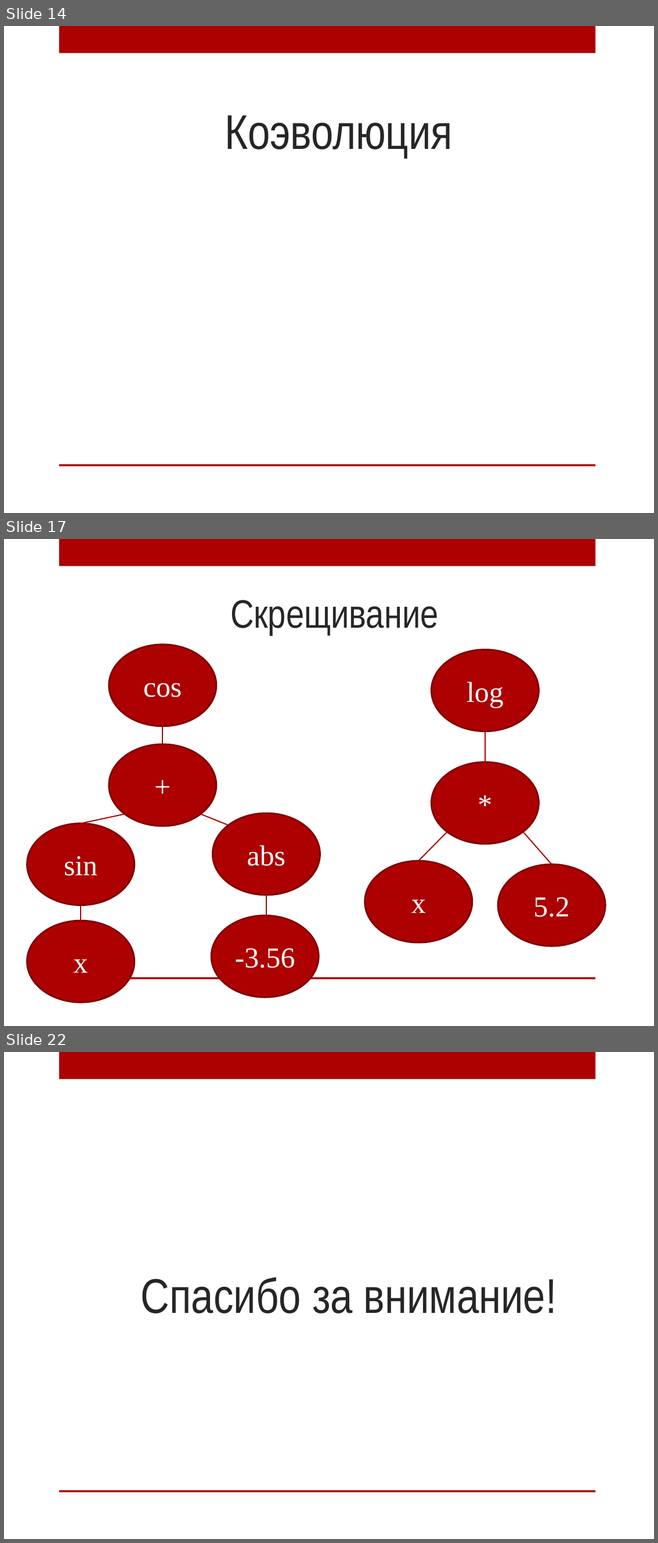
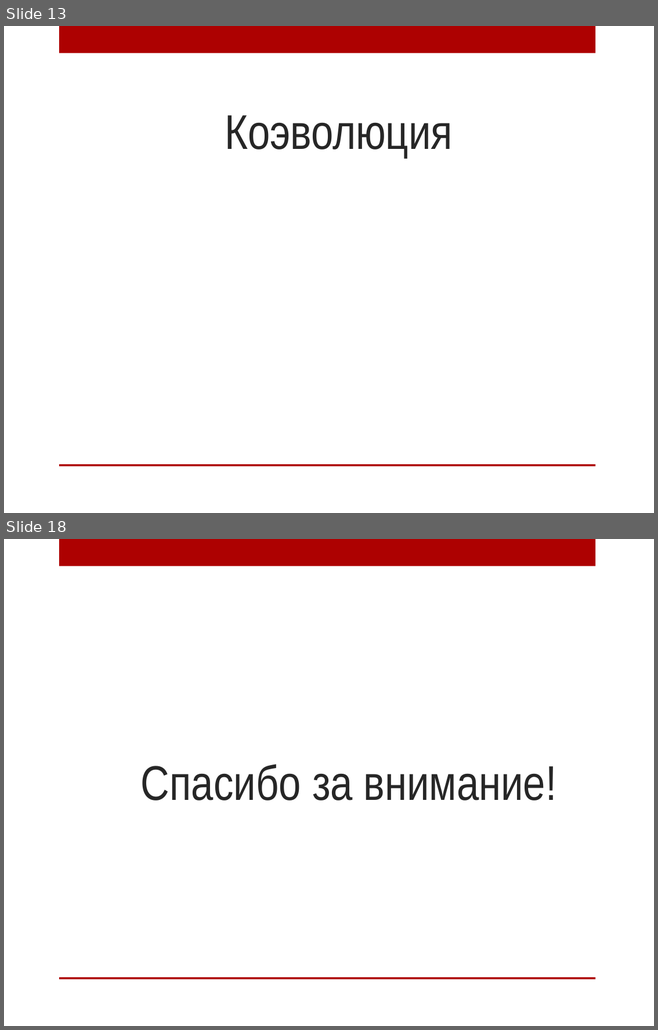
Before and after one commit to AnnaIbakaeva/Genetic, a slide deck: Диплом/Магистратура.pptx. Shown one above the other, each under a label of ours: slides 14, 17 and 22 before the commit, slides 13 and 18 after it; the slides between them are not shown. The pictures are 658x1543 and 658x1030 pixels, drawn with LibreOffice and Linux fonts; fonts in the diff are those of the drawing; grey boxes stand for pictures; background and template pictures are left out. Boxes give left, top, right and bottom in pixels: in the first picture for what was removed or moved away, otherwise in the second. Text is boxed around its words. In the diff, an @@ line names an element or a change of style, - is before the commit and + after.

```diff
--- a/Диплом/Магистратура.pptx
+++ b/Диплом/Магистратура.pptx
@@ slide 17 removed at box(4, 539, 654, 1026), background picture (left out); not listed: 2 template elements that a slide beside it also shows @@
@@ title removed at box(230, 600, 438, 635) @@
-Скрещивание
@@ ellipse removed at box(108, 644, 216, 726) @@
-cos
@@ ellipse removed at box(431, 649, 538, 732) @@
-log
@@ line removed from (162, 726) to (162, 744) @@
@@ ellipse removed at box(108, 744, 216, 826) @@
-+
@@ line removed from (485, 762) to (485, 732) @@
@@ ellipse removed at box(431, 762, 538, 844) @@
-*
@@ line removed from (81, 824) to (125, 815) @@
@@ line removed from (201, 815) to (228, 826) @@
@@ ellipse removed at box(213, 813, 320, 895) @@
-abs
@@ ellipse removed at box(27, 824, 134, 906) @@
-sin
@@ line removed from (447, 832) to (419, 861) @@
@@ line removed from (523, 832) to (552, 864) @@
@@ ellipse removed at box(365, 861, 471, 943) @@
-x
@@ ellipse removed at box(498, 864, 605, 946) @@
-5.2
@@ line removed from (266, 895) to (266, 973) @@
@@ ellipse removed at box(27, 921, 134, 1003) @@
-x
@@ line removed from (81, 906) to (81, 951) @@
@@ ellipse removed at box(211, 916, 318, 998) @@
--3.56
@@ what was slide 14 is now slide 13 @@
@@ what was slide 22 is now slide 18 @@
```
Also in this commit, not shown: 3 slides changed, 3 slides added, 6 other slides removed, 2 other files.
